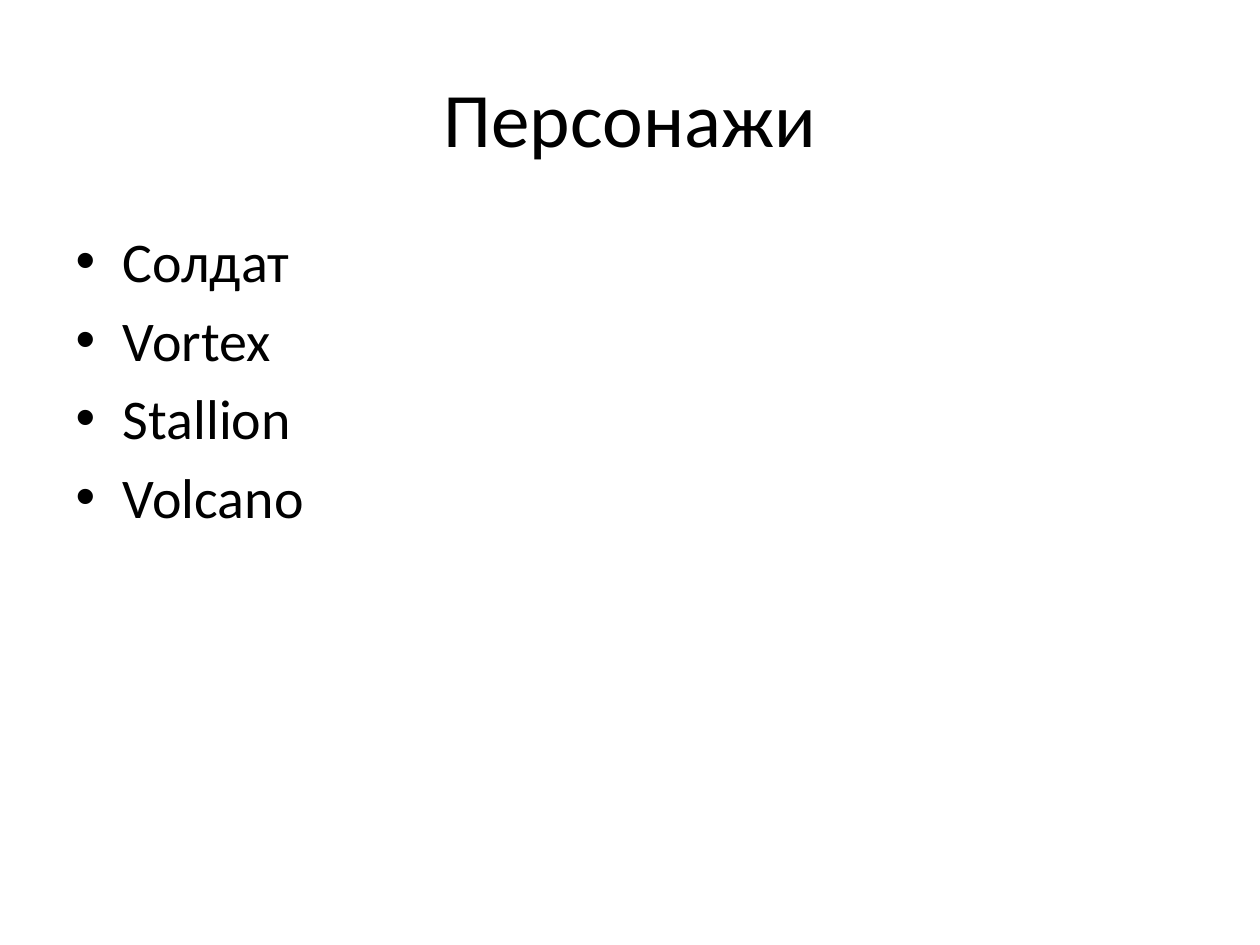
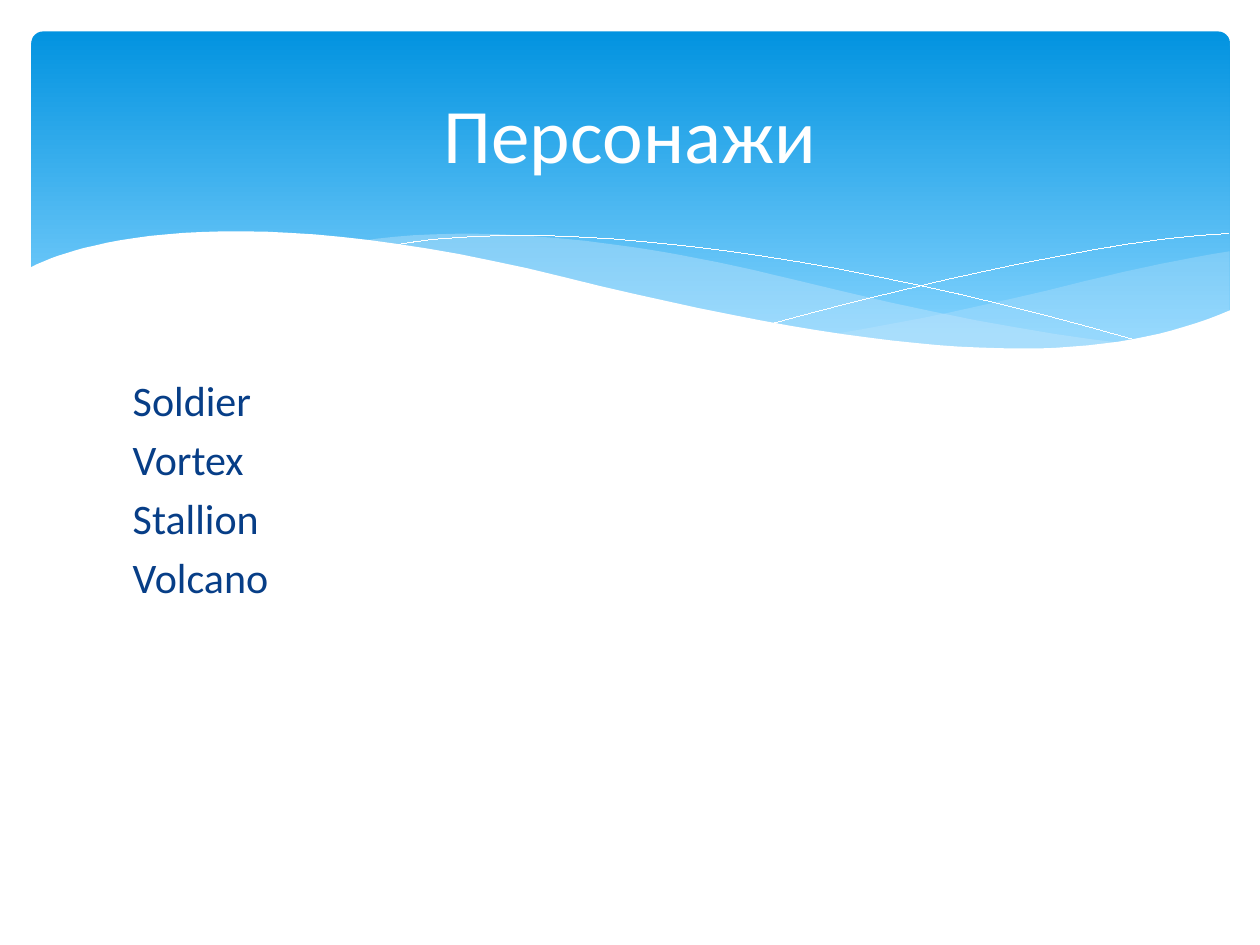
Before and after one commit to NikitaYandex/Project_pygame, a slide deck: slide 4 of Проект pygame.pptx. Drawn at 1260x945 pixels with LibreOffice and Linux fonts; fonts in the diff are those of the drawing. Boxes give left, top, right and bottom in pixels: in the first picture for what was removed or moved away, otherwise in the second. Text is boxed around its words. In the diff, an @@ line names an element or a change of style, - is before the commit and + after.

```diff
--- a/Проект pygame.pptx
+++ b/Проект pygame.pptx
@@ rounded rectangle added at [32,32,1230,372], fill gradient #0293E0 to #83D3FE @@
@@ title "Персонажи": place and size @@
-title "Персонажи" at [444,97,816,160]
+title "Персонажи" at [444,113,816,176]
@@ title "Персонажи" at [444,113,816,176]: text colour #000000 to #FFFFFF @@
@@ group added at [29,232,1231,415]: 5 freeform shapes @@
@@ text "Soldier": place and size @@
-text "Soldier" at [123,245,304,519]
+text "Soldier" at [133,386,269,594]
@@ text at [133,386,251,417]: text changed; size 32 to 24 pt; text colour #000000 to #073E87 @@
-• Солдат
+Soldier
@@ text at [133,448,269,594]: size 32 to 24 pt, text colour #000000 to #073E87 in "Vortex", "Stallion", "Volcano"; bullet • to none; less space between paragraphs @@
```
Also in this commit, not shown: 10 other slides changed, 1 other file.
